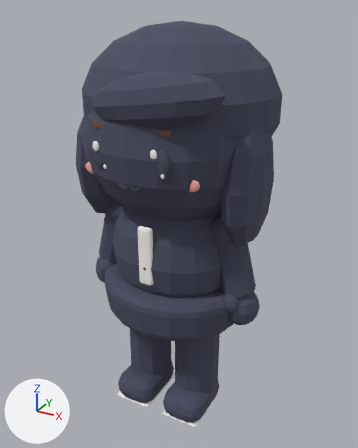
The glTF model out/avatars/av_kirana.glb: old version first, new version second.
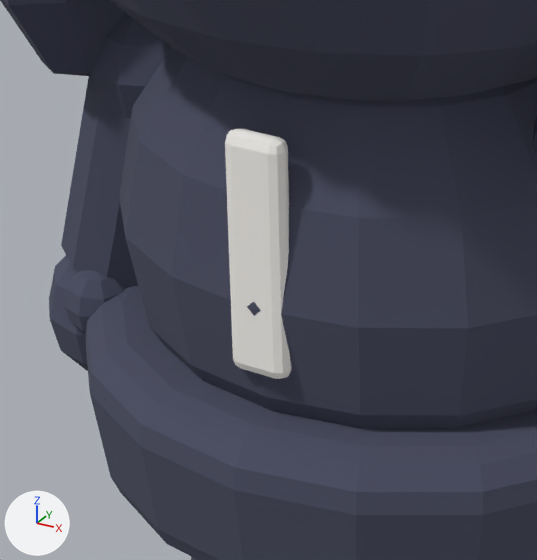
Old and new are each drawn whole from a 50 mm lens placed at (0.759, -1.333, 1.378), pointed at (-0.002, 0.052, 0.686) and again close up on the part from 24% to 59% of the width and 44% to 73% of the height. Arrows for +X, +Y and +Z are at lower left; the lights stay in place. The last two pictures show the newer version. Where no turn or scale is listed for an object, it has been applied to the vertices.

Names of what the first close-up shows: 'SM_av_kirana_arm_r_outline', 'SM_av_kirana_hair_outline', 'SM_av_kirana_head_outline', 'SM_av_kirana_torso', 'SM_av_kirana_torso_outline' and 1 more.
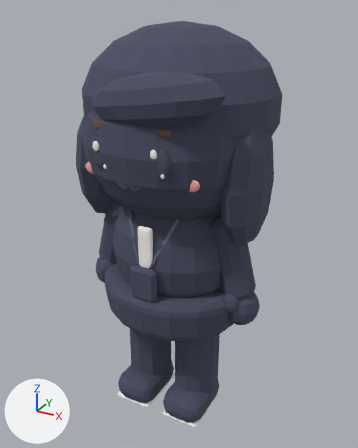
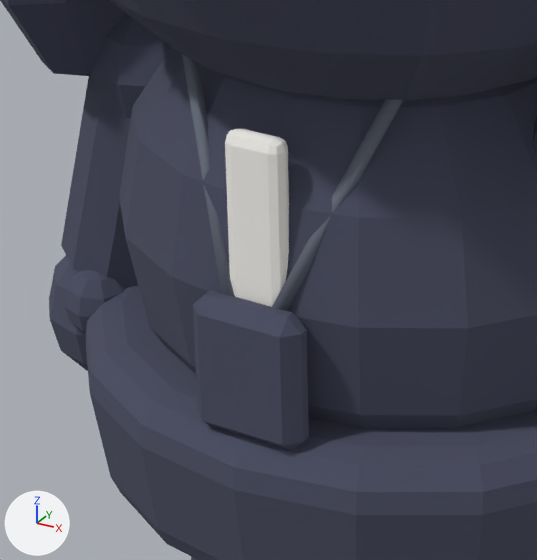
Location of each change, [x1, y1, x2, y2] in pixels of the close-ups (537 x 560 px):
'SM_av_kirana_acc_badge_outline', added: after [193, 290, 309, 450]
'SM_av_kirana_acc_badge', added: after [182, 54, 403, 311]

What changed in the scene script:
```text
Add me_sm_av_kirana_acc_badge_outline:
    me_sm_av_kirana_acc_badge_outline.from_pydata(...)  # 24 vertices, 44 faces; spans x -0.0479..0.0479, y -0.2004..-0.1696, z 0.5121..0.6279
    me_sm_av_kirana_acc_badge_outline.materials.append(mat_mat_outline)  # greyish blue #4b4e63
Add me_sm_av_kirana_acc_badge:
    me_sm_av_kirana_acc_badge.from_pydata(...)  # 52 vertices, 88 faces; spans x -0.096..0.096, y -0.196..-0.115, z 0.52..0.793
    # faces by material slot: [44, 44]
    me_sm_av_kirana_acc_badge.materials.append(mat_mat_charcoal)  # greyish blue #6b7180
    me_sm_av_kirana_acc_badge.materials.append(mat_mat_white)  # white #fbf8f3
Add ob_sm_av_kirana_acc_badge_outline:
    ob_sm_av_kirana_acc_badge_outline = bpy.data.objects.new('SM_av_kirana_acc_badge_outline', me_sm_av_kirana_acc_badge_outline)
    ob_sm_av_kirana_acc_badge_outline.location = (0.0, 0.0, 0.0)
Add ob_sm_av_kirana_acc_badge:
    ob_sm_av_kirana_acc_badge = bpy.data.objects.new('SM_av_kirana_acc_badge', me_sm_av_kirana_acc_badge)
    ob_sm_av_kirana_acc_badge.location = (0.0, 0.0, 0.0)
```
